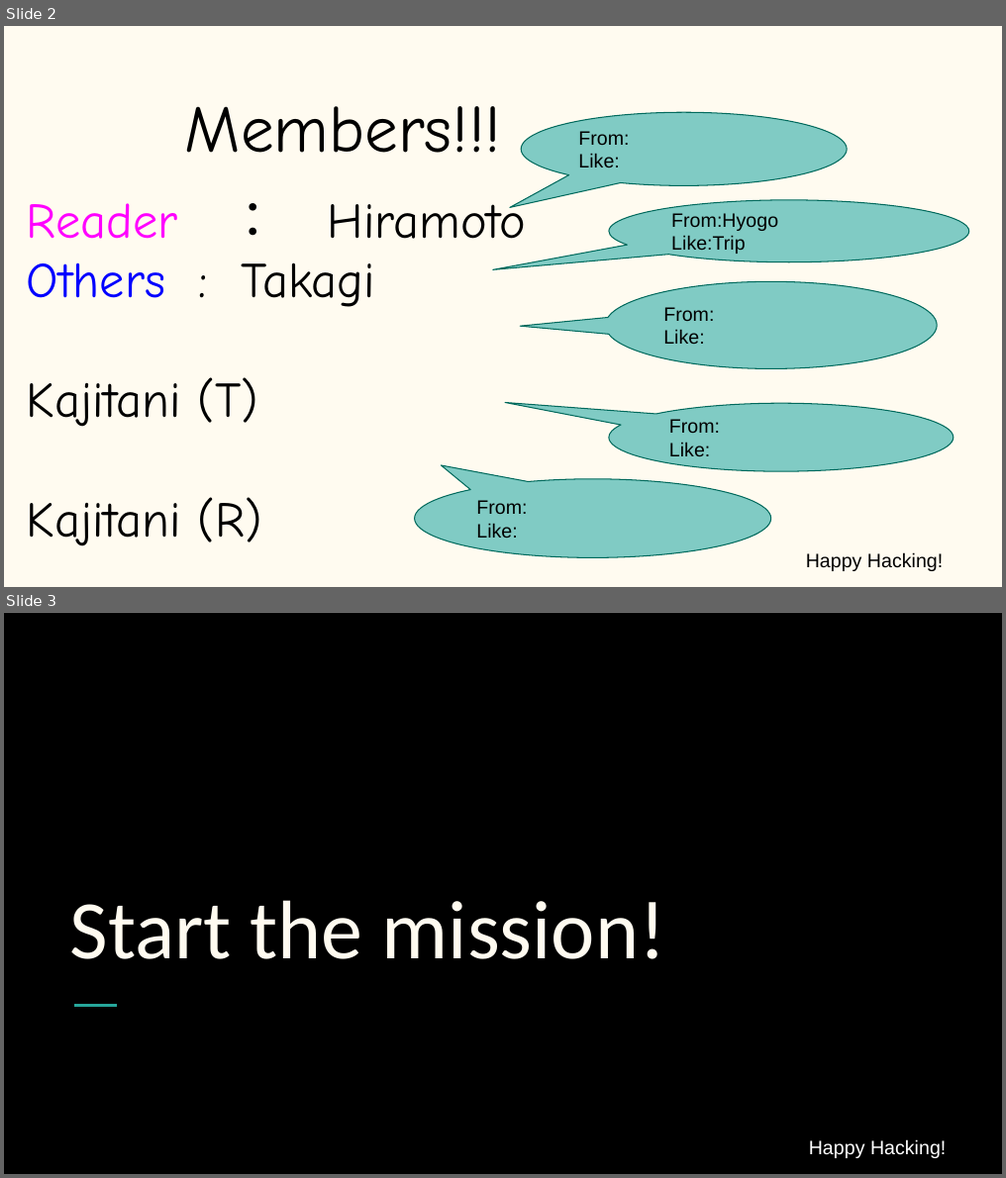
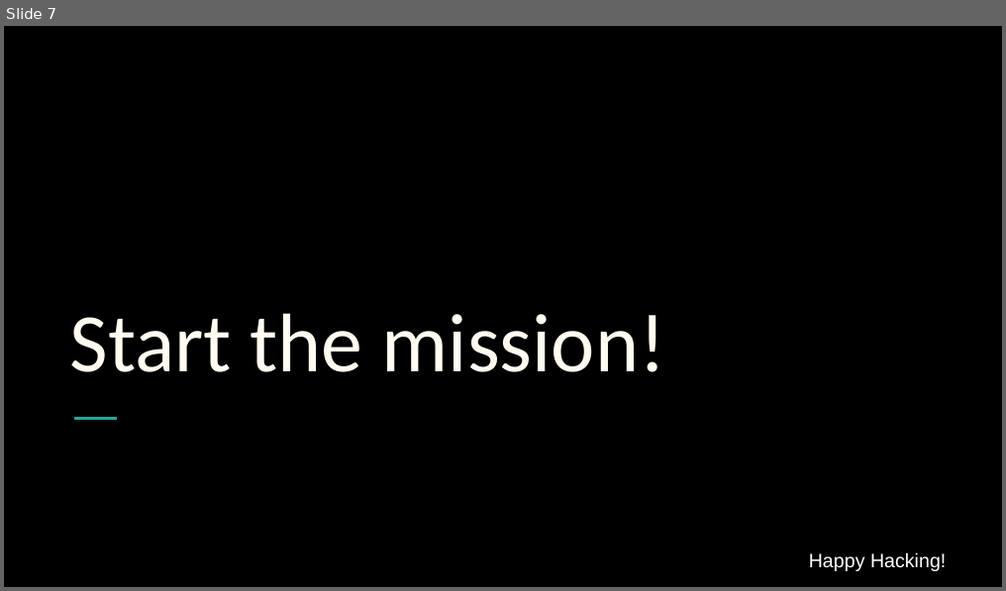
Before and after one commit to RubyCamp/rc2017sp_g2, a slide deck: ruby_sp2017_2.pptx. Shown one above the other, each under a label of ours: slides 2 and 3 before the commit, slide 7 after it. The pictures are 1006x1178 and 1006x591 pixels, drawn with LibreOffice and Linux fonts; fonts in the diff are those of the drawing. Boxes give left, top, right and bottom in pixels: in the first picture for what was removed or moved away, otherwise in the second. Text is boxed around its words. In the diff, an @@ line names an element or a change of style, - is before the commit and + after.

```diff
--- a/ruby_sp2017_2.pptx
+++ b/ruby_sp2017_2.pptx
@@ slide 2 removed at box(4, 26, 1002, 587), background #FFFBF0 @@
@@ title removed at box(185, 106, 501, 153) @@
-Members!!!
@@ speech bubble removed at box(521, 113, 846, 186) @@
-From:
-Like:
@@ text removed at box(27, 198, 526, 547) @@
-Reader ： Hiramoto
-Others : Takagi
-Kajitani (T)
-Kajitani (R)
-Nakano
@@ speech bubble removed at box(609, 199, 969, 262) @@
-From:Hyogo
-Like:Trip
@@ speech bubble removed at box(605, 281, 936, 369) @@
-From:
-Like:
@@ speech bubble removed at box(609, 403, 953, 472) @@
-From:
-Like:
@@ speech bubble removed at box(414, 479, 770, 558) @@
-From:
-Like:
@@ text removed at box(806, 553, 943, 571) @@
-Happy Hacking!
@@ what was slide 3 is now slide 7 @@
```
Also in this commit, not shown: 1 slide changed, 5 slides added.
